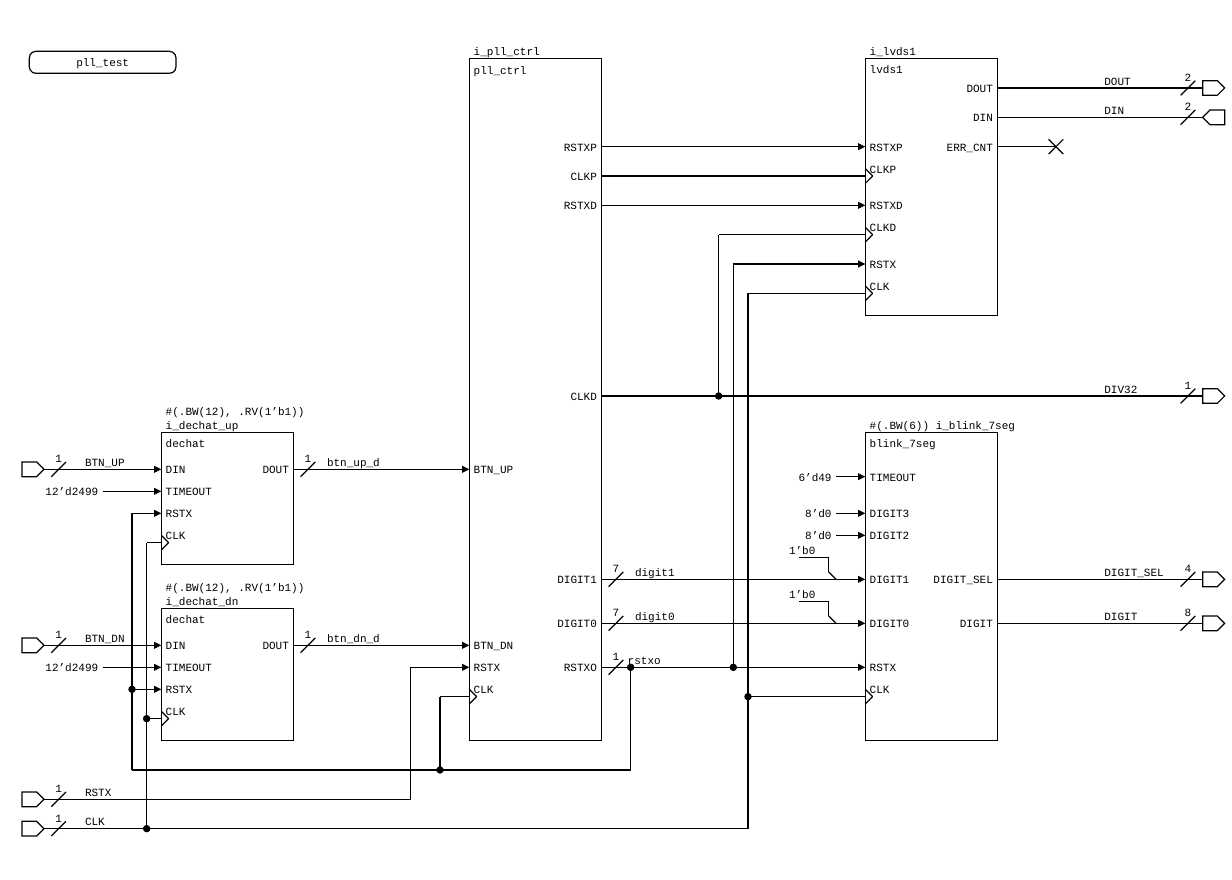
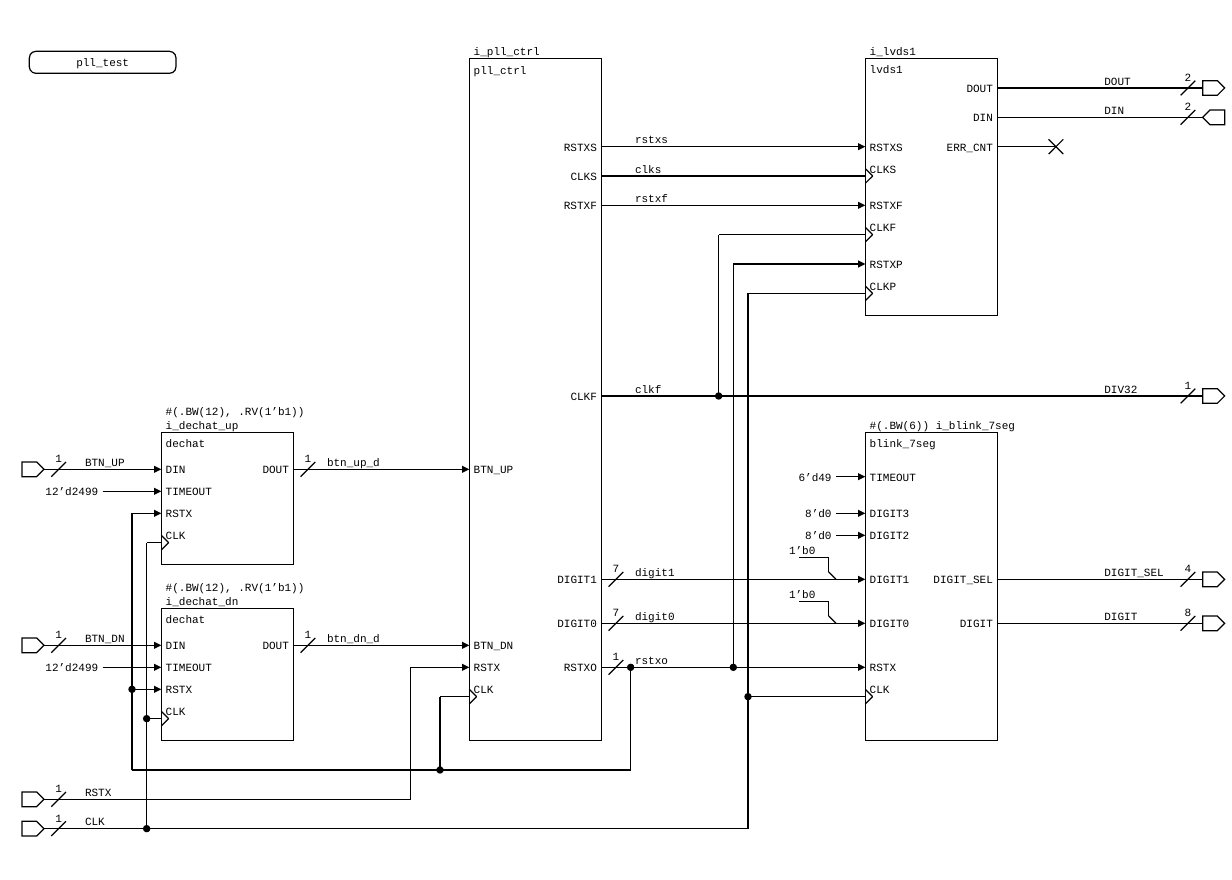
Before and after one commit to yammouch/clksk2017, a slide deck: slide 1 of 0060_serial/rtl/schematic/pll_test.pptx. Drawn at 1232x880 pixels with LibreOffice and Linux fonts; fonts in the diff are those of the drawing. Boxes give left, top, right and bottom in pixels: in the first picture for what was removed or moved away, otherwise in the second. Text is boxed around its words. In the diff, an @@ line names an element or a change of style, - is before the commit and + after.

```diff
--- a/0060_serial/rtl/schematic/pll_test.pptx
+++ b/0060_serial/rtl/schematic/pll_test.pptx
@@ text at [564, 143, 597, 151]: text changed @@
-RSTXP
+RSTXS
@@ text added at [635, 136, 668, 147], 9 pt, text #000000 @@
+rstxs
@@ text added at [870, 143, 903, 151], 9 pt, text #000000 @@
+RSTXS
@@ text at [571, 172, 597, 180]: text changed @@
-CLKP
+CLKS
@@ text added at [635, 165, 661, 176], 9 pt, text #000000 @@
+clks
@@ text added at [870, 165, 896, 176], 9 pt, text #000000 @@
+CLKS
@@ text at [564, 202, 597, 209]: text changed @@
-RSTXD
+RSTXF
@@ text added at [635, 194, 668, 202], 9 pt, text #000000 @@
+rstxf
@@ text at [870, 202, 903, 209]: text changed @@
-RSTXD
+RSTXF
@@ text at [870, 224, 896, 235]: text changed @@
-CLKD
+CLKF
@@ text "RSTXP": place and size @@
-text "RSTXP" at [870, 143, 903, 151]
+text "RSTXP" at [870, 260, 903, 268]
@@ text removed at [870, 260, 896, 268] @@
-RSTX
@@ text "CLKP": place and size @@
-text "CLKP" at [870, 165, 896, 176]
+text "CLKP" at [870, 282, 896, 293]
@@ text removed at [870, 282, 890, 293] @@
-CLK
@@ text added at [635, 385, 661, 396], 9 pt, text #000000 @@
+clkf
@@ text at [571, 392, 597, 400]: text changed @@
-CLKD
+CLKF
@@ text "rstxo": place and size @@
-text "rstxo" at [628, 656, 661, 667]
+text "rstxo" at [635, 656, 668, 664]
```
Also in this commit, not shown: 7 other files.
